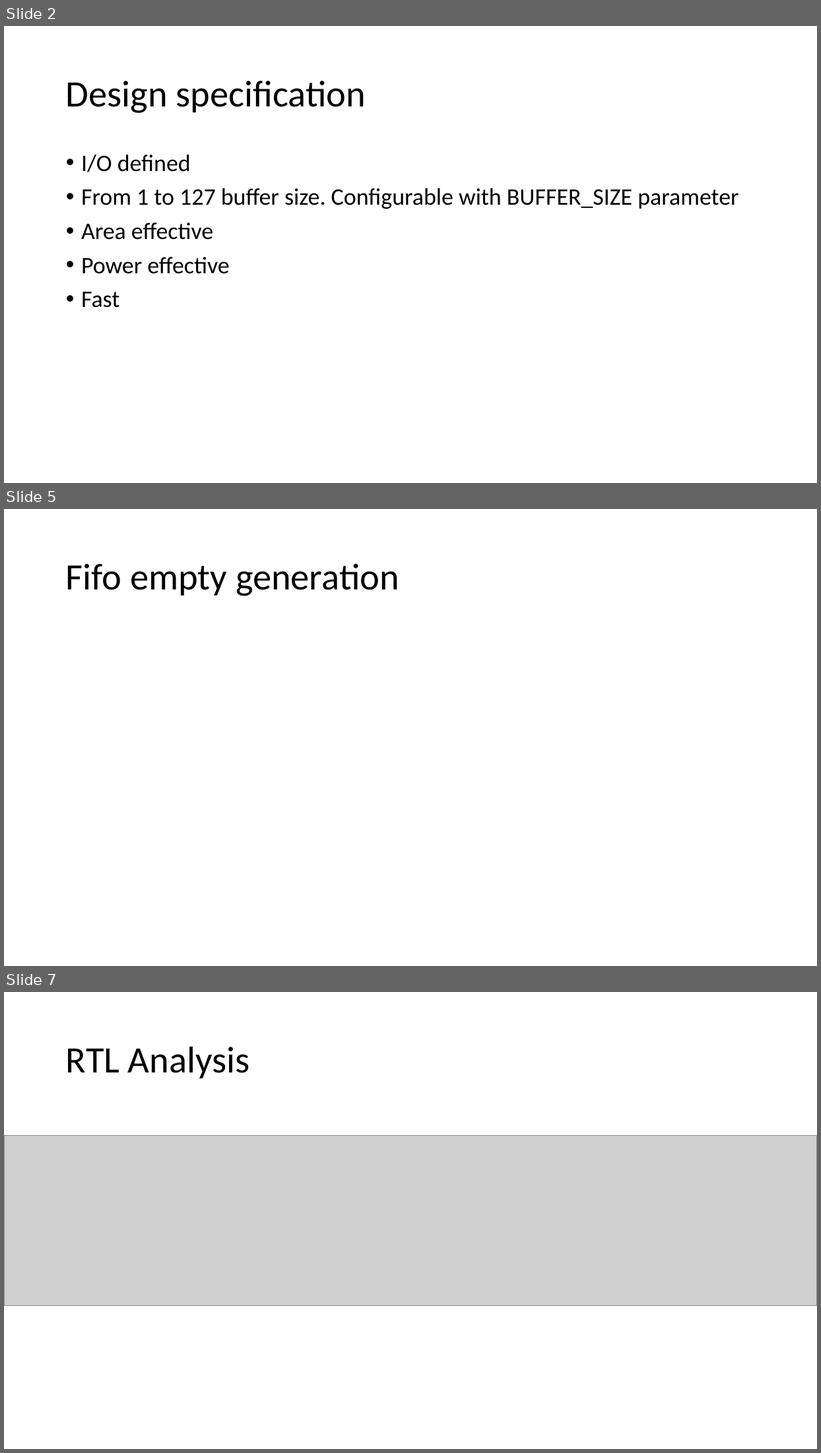
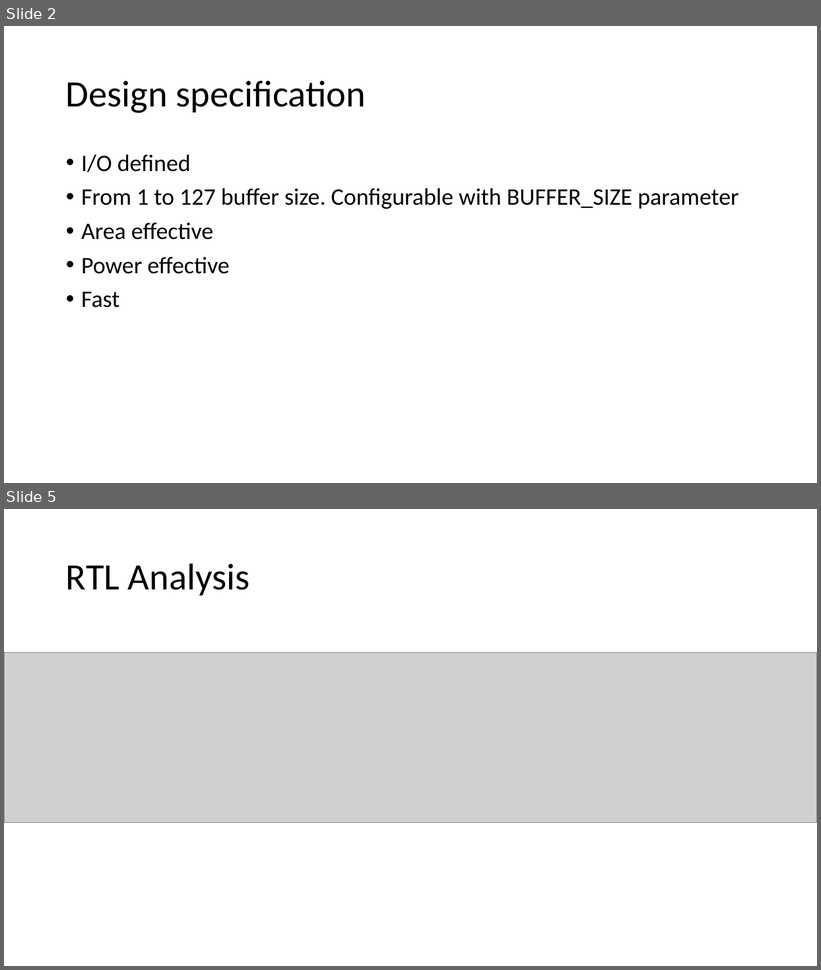
Before and after one commit to lepaulse/fifo, a slide deck: Asynchronous FIFO.pptx. Shown one above the other, each under a label of ours: slides 2, 5 and 7 before the commit, slides 2 and 5 after it; the slides between them are not shown. The pictures are 821x1453 and 821x970 pixels, drawn with LibreOffice and Linux fonts; fonts in the diff are those of the drawing; grey boxes stand for pictures. Boxes give left, top, right and bottom in pixels: in the first picture for what was removed or moved away, otherwise in the second. Text is boxed around its words. In the diff, an @@ line names an element or a change of style, - is before the commit and + after.

```diff
--- a/Asynchronous FIFO.pptx
+++ b/Asynchronous FIFO.pptx
@@ slide 5 removed at (4,509,817,966), background #FFFFFF @@
@@ title removed at (66,564,399,596) @@
-Fifo empty generation
@@ what was slide 7 is now slide 5 @@
```
Also in this commit, not shown: 5 slides changed, 1 slide added, 3 other slides removed, 1 other file.
